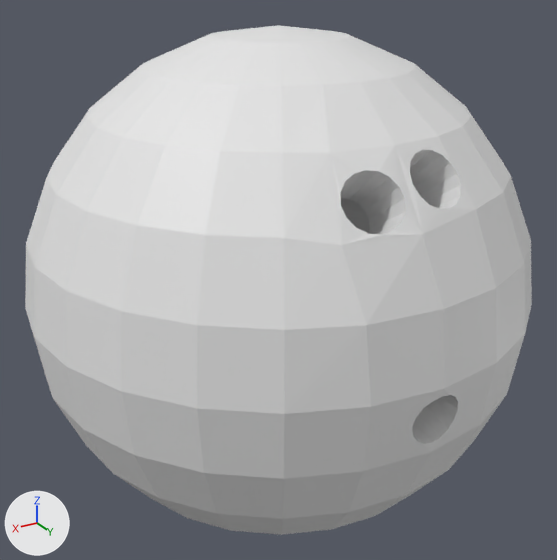
Two versions of the glTF model Bowling_Stuff/BowlingBall.gltf, one commit apart.
Before and after are seen from a 50 mm camera at (1.509, 2.513, 1.256) aimed at (0.001, 0.0, -0.001). Lighting does not change. The marker at lower left points along +X, +Y and +Z.
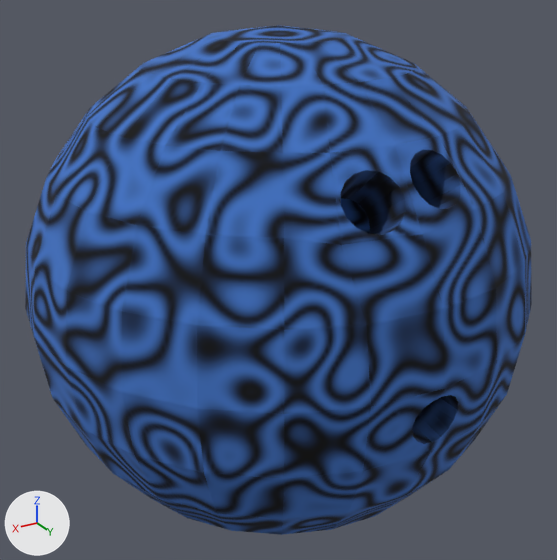
Pixel boxes [x1, y1, x2, y2] of what changed, in the pictures (557 x 560 px):
'Sphere', recoloured (white to blue)
    both: [25, 25, 532, 535]

Diff of the bpy script that builds the scene:
```diff
--- a/Bowling_Stuff/BowlingBall.gltf.py
+++ b/Bowling_Stuff/BowlingBall.gltf.py
@@ img_bowlingballcolor_png @@
+img_bowlingballcolor_png = load_image('BowlingBallColor.png', 'BowlingBallColor.png', 512, 512, 'sRGB')
@@ mat_bowlingballcolor @@
+mat_bowlingballcolor = bpy.data.materials.new('BowlingBallColor')
+# colours: blue #457bd1
+# uses the picture img_bowlingballcolor_png
@@ me_sphere_001 @@
 me_sphere_001.from_pydata(...)  # 360 vertices, 676 faces; spans x -1.0..1.0, y -1.0..1.0, z -1.0..1.0
+me_sphere_001.materials.append(mat_bowlingballcolor)
```
